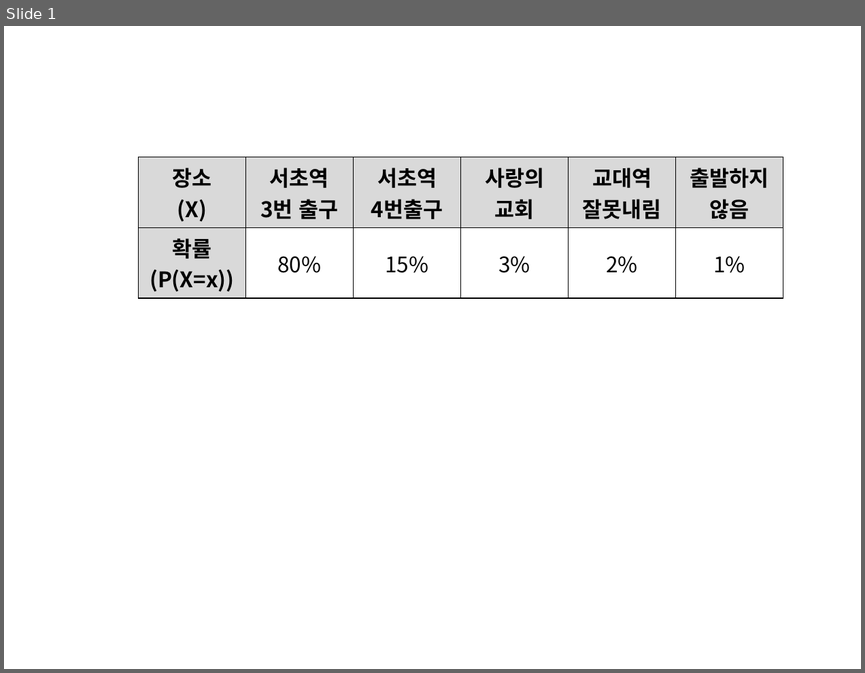
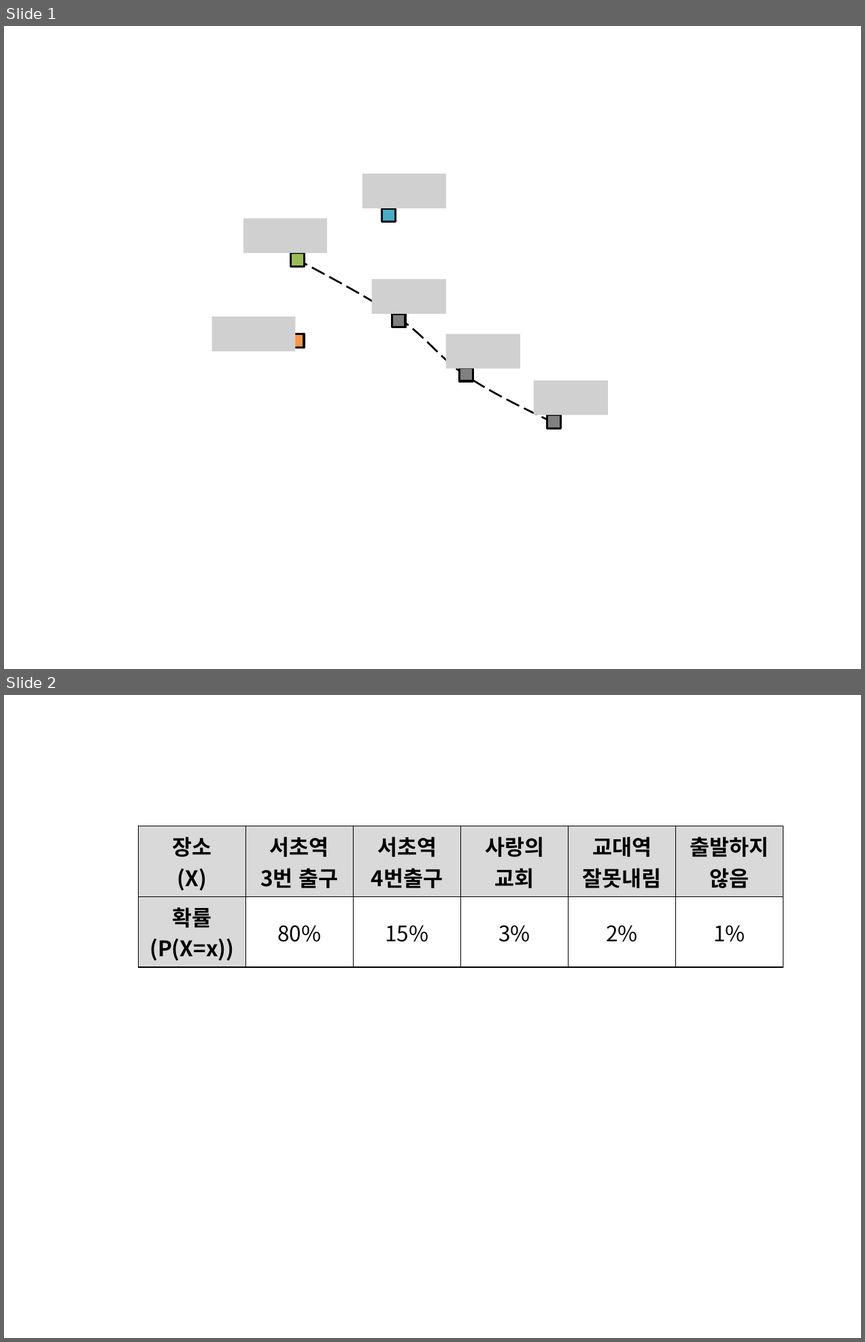
Before and after one commit to answeredbyablemind/answeredbyablemind.github.io, a slide deck: pics/2021-04-07-Kalman_filter/pics.pptx. Shown one above the other, each under a label of ours: slide 1 before the commit, slides 1 and 2 after it. The pictures are 865x673 and 865x1342 pixels, drawn with LibreOffice and Linux fonts; fonts in the diff are those of the drawing; grey boxes stand for pictures. Boxes give left, top, right and bottom in pixels: in the first picture for what was removed or moved away, otherwise in the second. Text is boxed around its words. In the diff, an @@ line names an element or a change of style, - is before the commit and + after.

```diff
--- a/pics/2021-04-07-Kalman_filter/pics.pptx
+++ b/pics/2021-04-07-Kalman_filter/pics.pptx
@@ slide 1 added at (x1=4, y1=26, x2=861, y2=669), background #FFFFFF @@
@@ picture added at (x1=362, y1=174, x2=445, y2=208) @@
@@ rectangle added at (x1=382, y1=208, x2=396, y2=223), fill #4BACC6, outline #000000 2 pt @@
@@ picture added at (x1=244, y1=218, x2=327, y2=252) @@
@@ rectangle added at (x1=291, y1=253, x2=305, y2=267), fill #9BBB59, outline #000000 2 pt @@
@@ freeform shape added at (x1=297, y1=260, x2=554, y2=424), outline #000000 1.5 pt dashed @@
@@ picture added at (x1=372, y1=279, x2=446, y2=313) @@
@@ picture added at (x1=212, y1=316, x2=295, y2=351) @@
@@ rectangle added at (x1=392, y1=314, x2=406, y2=328), fill #808080, outline #000000 2 pt @@
@@ rectangle added at (x1=291, y1=333, x2=305, y2=347), fill #F79646, outline #000000 2 pt @@
@@ picture added at (x1=446, y1=333, x2=521, y2=368) @@
@@ rectangle added at (x1=459, y1=368, x2=473, y2=382), fill #808080, outline #000000 2 pt @@
@@ picture added at (x1=534, y1=380, x2=608, y2=414) @@
@@ rectangle added at (x1=547, y1=415, x2=561, y2=429), fill #808080, outline #000000 2 pt @@
@@ what was slide 1 is now slide 2 @@
```
Also in this commit, not shown: 5 other files.
